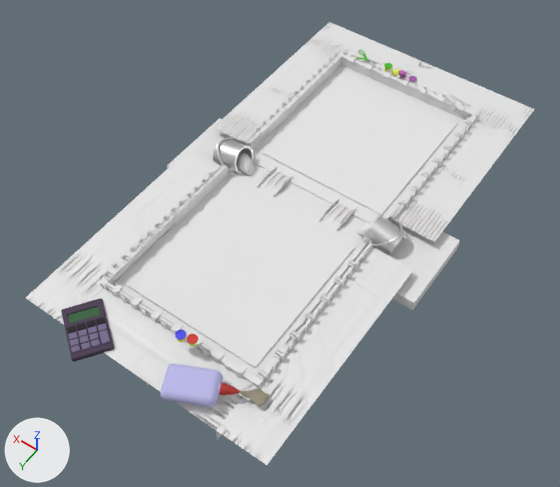
Two versions of the FBX model Assets/FBX/mapa.fbx, one commit apart.
Rendered twice from a 50 mm camera at (-24.2, 37.8, 51.0) aimed at (-0.3, 4.3, -1.6). The axes (+X, +Y, +Z) are drawn at lower left. The lights are the same throughout. Where no turn or scale is listed for an object, it has been applied to the vertices.

The scene before the commit, as lines of its bpy script (objects in view):
```python
ob_cube_009 = bpy.data.objects.new('Cube.009', me_cube_041)
ob_cube_009.location = (0.0, 0.0, 0.0)
ob_cube_011 = bpy.data.objects.new('Cube.011', me_cube_064)
ob_cube_011.location = (0.0, 0.0, 0.0)
ob_cube_015 = bpy.data.objects.new('Cube.015', me_cube_065)
ob_cube_015.location = (0.0, 0.0, 0.0)
ob_cube_018 = bpy.data.objects.new('Cube.018', me_cube_067)
ob_cube_018.location = (0.0, 0.0, 0.0)
ob_cube_019 = bpy.data.objects.new('Cube.019', me_cube_068)
ob_cube_019.location = (0.0, 0.0, 0.0)
ob_cubos_001 = bpy.data.objects.new('cubos.001', me_mesh_005)
ob_cubos_001.location = (0.0, 0.0, 0.0)
ob_pegamento = bpy.data.objects.new('pegamento', me_mesh_049)
ob_pegamento.location = (0.0, 0.0, 0.0)
ob_plastelina = bpy.data.objects.new('plastelina', me_mesh_026)
ob_plastelina.location = (0.0, 0.0, 0.0)
ob_suelo_007 = bpy.data.objects.new('suelo.007', me_cube_063)
ob_suelo_007.location = (0.0, 0.0, 0.0)
# me_mesh_050
# before: 0 (-13.1, -3.7, -0.1) at pixel (460, 240), 1 (-13.1, 4.0, -0.1) at pixel (414, 303), 2 (12.5, 4.0, -0.1) at pixel (166, 165), 3 (12.5, -3.7, -0.1) at pixel (219, 118), 4 (-13.1, -3.7, -1.2) at pixel (457, 248)
# before: 5 (-13.1, 4.0, -1.2) at pixel (412, 310), 6 (12.5, 4.0, -1.2), 7 (12.5, -3.7, -1.2)
# also in view: 'calculadora' at (5.6, 21.0, 0.8); 'rio' at (-0.3, 0.1, -0.6); 'Cube.016' at (0.0, 10.0, 1.1); 'Cube.017' at (0.0, 19.3, 0.0)
```
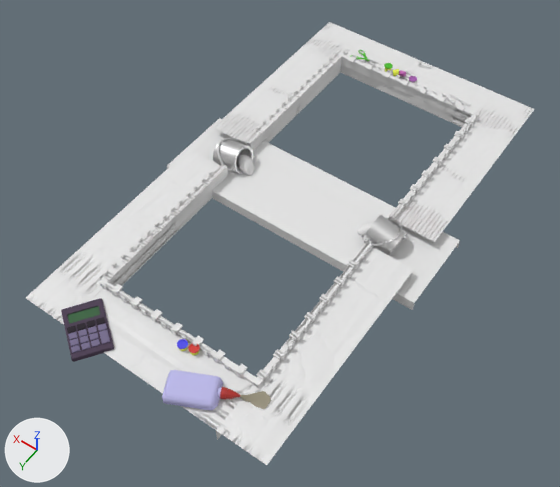
The change, as a diff of the scene's bpy script:
```diff
--- a/Assets/FBX/mapa.fbx.py
+++ b/Assets/FBX/mapa.fbx.py
@@ me_mesh_026 @@
 me_mesh_026.from_pydata(...)  # 124 vertices, 140 faces; spans x -2.55..-0.81, y 17.35..18.39, z 1.91..2.52
+# me_mesh_026 part 1: the whole mesh is moved by (0.0, 0.0, -1.32)
 me_mesh_026.materials.append(mat_plastic_002)
@@ me_cube_065 @@
 me_cube_065.from_pydata(...)  # 30 vertices, 16 faces; spans x -11.6..11.6, y -21.4..-1.7, z -1.0..1.0
+# me_cube_065 part 11: edges marked sharp go from 0 to 15
 me_cube_065.materials.append(mat_carton_001)
@@ me_cube_041 @@
 me_cube_041.from_pydata(...)  # 12 vertices, 6 faces; spans x -7.29..7.29, y -21.42..-16.96, z -1.0..1.02
+# me_cube_041 part 9: edges marked sharp go from 0 to 7
 me_cube_041.materials.append(mat_carton_001)
@@ me_mesh_049 @@
-me_mesh_049.from_pydata(...)  # 472 vertices, 471 faces; spans x -8.98..-1.87, y 17.55..22.33, z 0.95..2.29
+me_mesh_049.from_pydata(...)  # 191 vertices, 184 faces; spans x -9.13..-1.91, y 17.08..22.33, z -0.01..1.68
+# me_mesh_049 part 2: the loose piece of 96 vertices spanning x -6.37..-1.87, y 18.45..22.33, z 1.04..2.29 is rebuilt with 28 vertices and now spans x -6.37..-1.91, y 18.45..22.33, z 0.43..1.68
+# me_mesh_049 part 3: a new loose piece of 92 vertices spanning x -9.13..-7.18, y 17.08..18.88, z -0.01..1.13, in mat_pega (yellow #98917c)
+# me_mesh_049 part 4: a new loose piece of 71 vertices spanning x -7.24..-5.62, y 18.75..19.83, z 0.65..1.46
+# me_mesh_049 part 5: the loose piece of 295 vertices spanning x -8.98..-7.18, y 17.55..18.87, z 0.95..1.74 is deleted
+# me_mesh_049 part 6: the loose piece of 81 vertices spanning x -7.24..-5.62, y 18.74..19.83, z 1.26..2.07 is deleted
 me_mesh_049.materials.append(mat_pega)
@@ me_mesh_050 @@
 me_mesh_050.from_pydata(...)  # 8 vertices, 6 faces; spans x -13.1..12.5, y -3.7..4.0, z -1.2..-0.1
 # verts and faces of me_mesh_050; kept vertices keep their numbers, new ones are numbered from 8
+# me_mesh_050 part 13
+delete_faces([(0, 1, 5, 4), (2, 3, 7, 6), (4, 5, 6, 7)])
 me_mesh_050.materials.append(mat_oil_painting_003)
@@ me_mesh_005 @@
-me_mesh_005.from_pydata(...)  # 2208 vertices, 2242 faces; spans x -9.5..9.5, y -1.7..1.8, z -1.6..2.1
+me_mesh_005.from_pydata(...)  # 606 vertices, 654 faces; spans x -9.5..9.5, y -1.7..1.8, z -1.6..2.1
+# me_mesh_005 part 8: 6 vertices moved within x 4.6..9.2, y -1.6..1.5, z -1.5..1.7; 801 vertices removed from x 3.6..9.3, y -1.7..1.8, z -1.6..2.0
 me_mesh_005.materials.append(mat_oil_painting)
@@ me_cube_067 @@
 me_cube_067.from_pydata(...)  # 32 vertices, 16 faces; spans x -11.6..11.6, y 1.7..21.7, z -1.0..1.0
+# me_cube_067 part 10: edges marked sharp go from 0 to 10
 me_cube_067.materials.append(mat_carton_001)
@@ me_cube_045 @@
 me_cube_045.from_pydata(...)  # 12 vertices, 6 faces; spans x -7.29..7.29, y 16.96..21.73, z -1.0..1.02
+# me_cube_045 part 12: edges marked sharp go from 0 to 6
 me_cube_045.materials.append(mat_carton_001)
@@ me_cube_064 @@
 me_cube_064.from_pydata(...)  # 336 vertices, 252 faces; spans x -6.3..7.3, y -17.6..17.6, z 0.7..1.4
+# me_cube_064 part 7: edges marked sharp go from 0 to 504
 me_cube_064.materials.append(mat_carton)
@@ ob_suelo_007 @@
-ob_suelo_007 = bpy.data.objects.new('suelo.007', me_cube_063)
```

Location of each change, (x1, y1, x2, y2) in pixels of the pictures (560 x 487 px):
'suelo.007', deleted
    before: (114, 65, 465, 387)
'pegamento', reshaped (7% shorter)
    before: (160, 364, 269, 407)
    after: (162, 370, 271, 410)
'cubos.001', reshaped
    before: (213, 137, 406, 256)
    after: (213, 138, 406, 256)
'plastelina', mesh moved
    before: (175, 330, 198, 347)
    after: (177, 339, 200, 355)
part 2 of me_mesh_049, rebuilt (7% shorter)
    before: (160, 364, 223, 407)
    after: (162, 370, 223, 410)
part 3 of me_mesh_049, added
    after: (240, 391, 271, 409)
part 4 of me_mesh_049, added
    after: (217, 387, 240, 400)
part 5 of me_mesh_049, deleted
    before: (240, 388, 269, 406)
part 6 of me_mesh_049, deleted
    before: (218, 383, 240, 396)
part 7 of me_cube_064, shading changed
    both: (102, 52, 466, 378)
part 8 of me_mesh_005, cut back
    before: (217, 137, 255, 176)
    after: (217, 138, 251, 164)
part 9 of me_cube_041, shading changed
    both: (341, 37, 493, 120)
part 10 of me_cube_067, shading changed
    both: (26, 149, 414, 465)
part 11 of me_cube_065, shading changed
    both: (213, 22, 534, 242)
part 12 of me_cube_045, shading changed
    both: (91, 281, 257, 430)
part 13 of me_mesh_050, deleted
    before: (413, 241, 460, 309)
